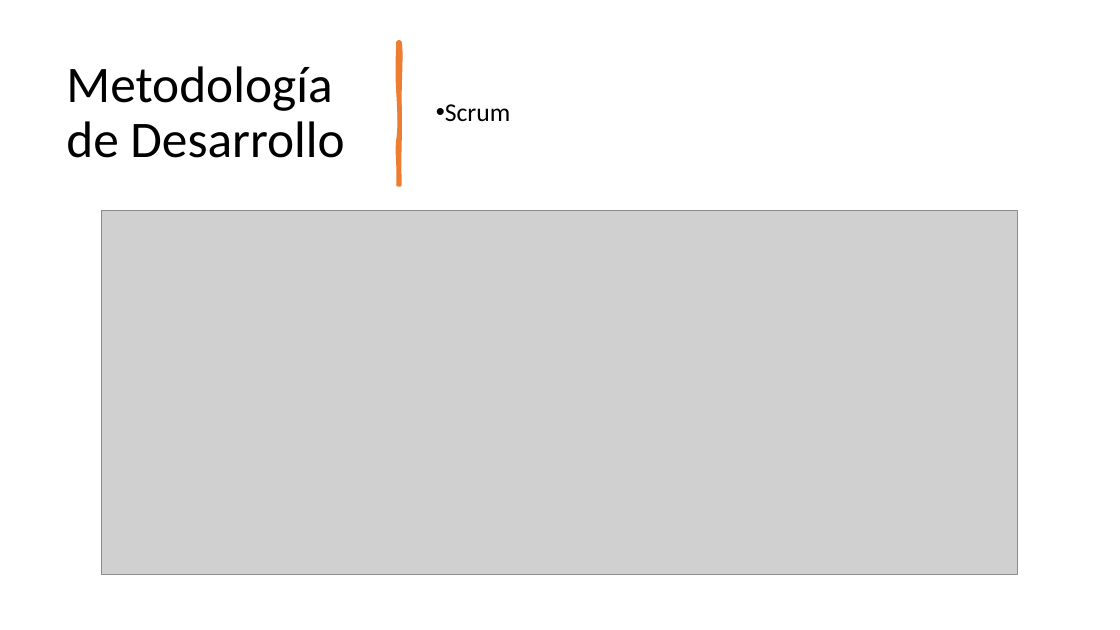
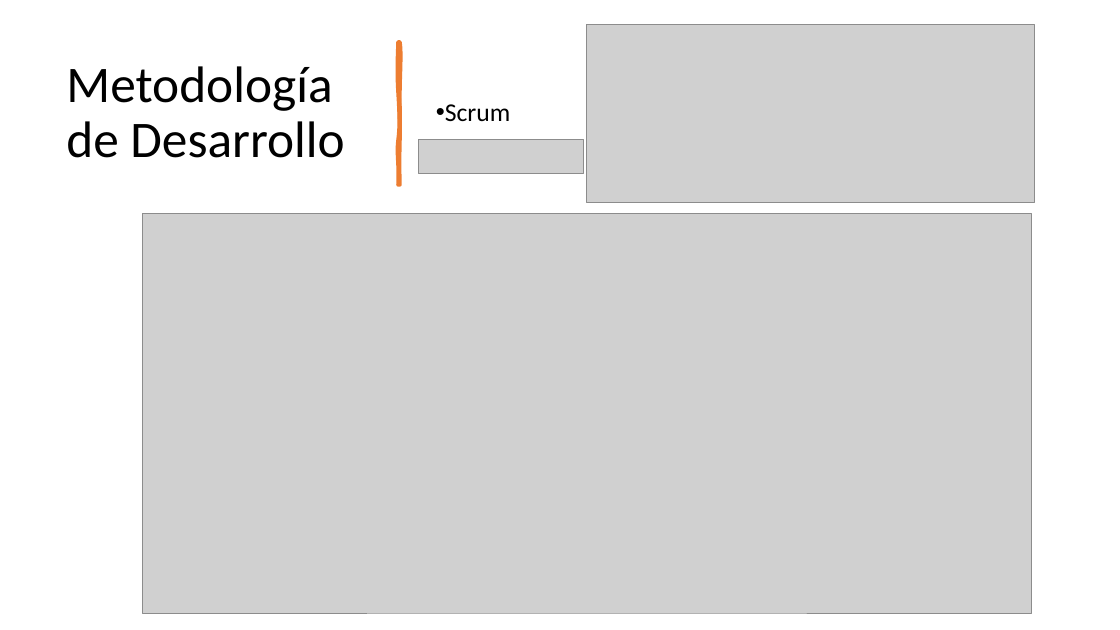
Before and after one commit to michael-jmz/proyecto_mascotas, a slide deck: slide 5 of Presentación Página Web Mascotas.pptx (slide 8 before the commit). Drawn at 1120x630 pixels with LibreOffice and Linux fonts; fonts in the diff are those of the drawing; grey boxes stand for pictures. Boxes give left, top, right and bottom in pixels: in the first picture for what was removed or moved away, otherwise in the second. Text is boxed around its words. In the diff, an @@ line names an element or a change of style, - is before the commit and + after.

```diff
--- a/Presentación Página Web Mascotas.pptx
+++ b/Presentación Página Web Mascotas.pptx
@@ picture: place and size @@
-picture at box(102, 211, 1017, 575)
+picture at box(586, 24, 1034, 202)
@@ picture added at box(418, 139, 584, 173) @@
@@ picture added at box(142, 213, 1032, 613) @@
```
Also in this commit, not shown: 3 slides removed, 12 other files.
